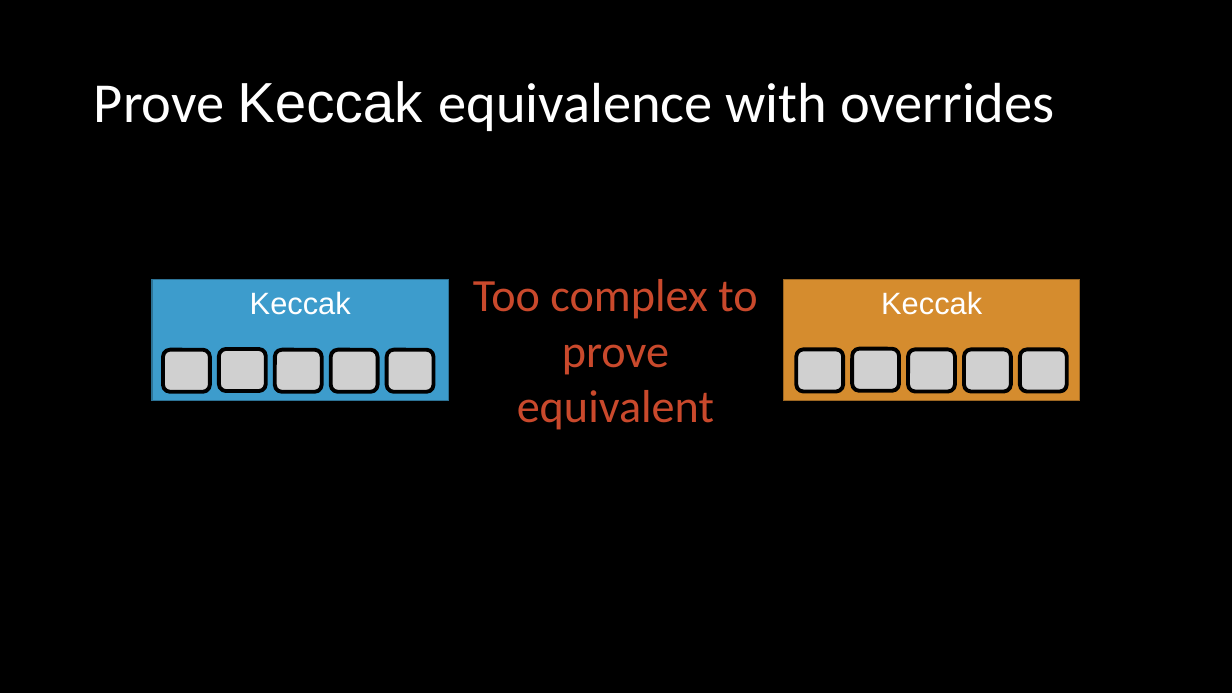
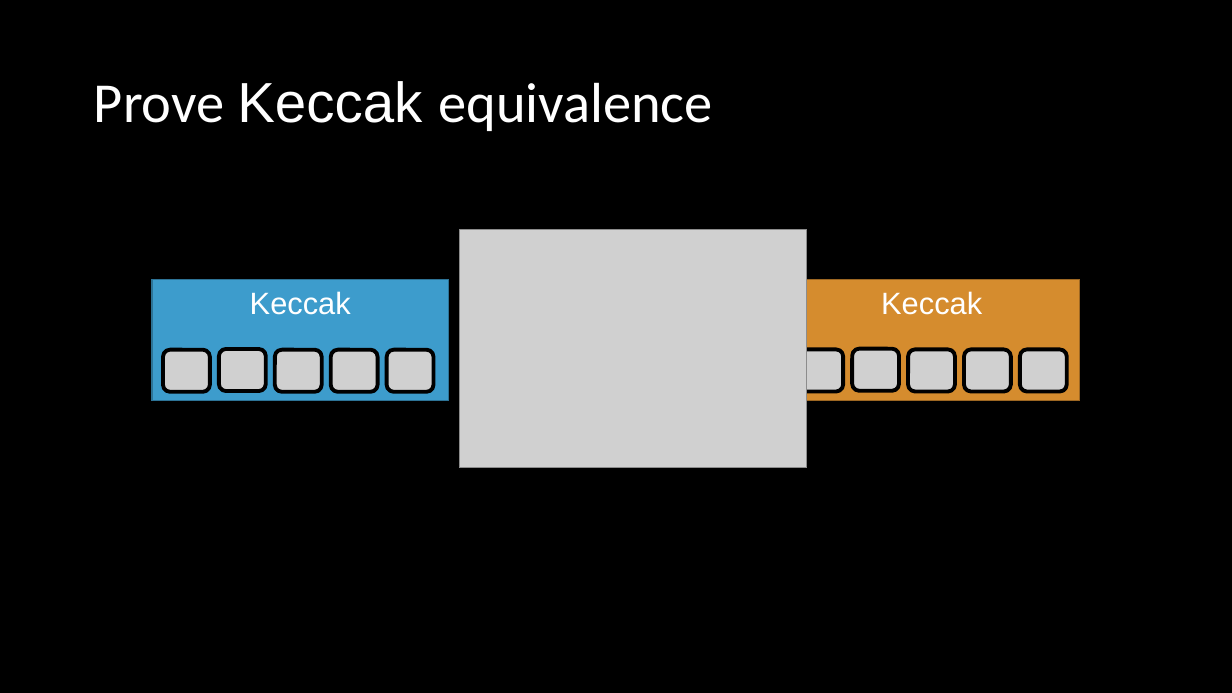
Before and after one commit to ericmercer/sha3-verification, a slide deck: slide 18 of presentation/SPIN2022.pptx (slide 15 before the commit). Drawn at 1232x693 pixels with LibreOffice and Linux fonts; fonts in the diff are those of the drawing; grey boxes stand for pictures. Boxes give left, top, right and bottom in pixels: in the first picture for what was removed or moved away, otherwise in the second. Text is boxed around its words. In the diff, an @@ line names an element or a change of style, - is before the commit and + after.

```diff
--- a/presentation/SPIN2022.pptx
+++ b/presentation/SPIN2022.pptx
@@ title at <box>94,81,713,131</box>: text changed @@
-Prove Keccak equivalence with overrides
+Prove Keccak equivalence
@@ picture added at <box>459,229,807,468</box> @@
@@ text removed at <box>473,279,757,430</box> @@
-Too complex to prove equivalent
```
Also in this commit, not shown: 8 other slides changed, 3 slides added.
